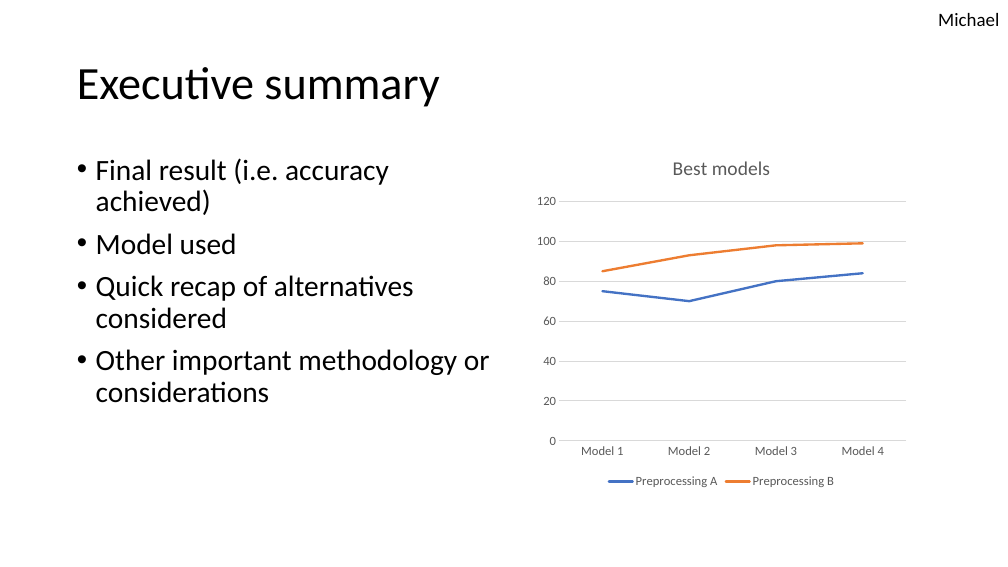
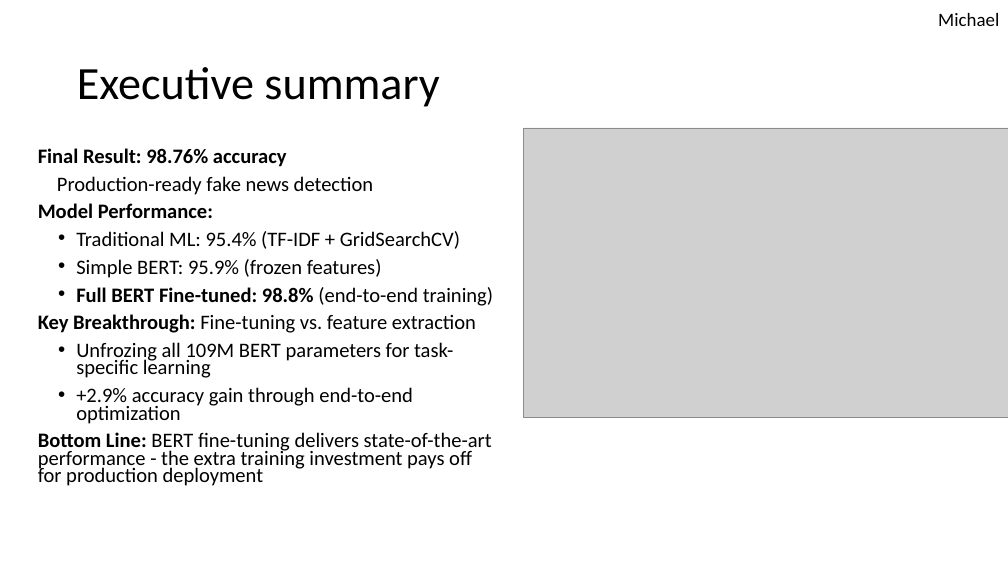
Before and after one commit to JeanDenisD/project-nlp-challenge, a slide deck: slide 2 of g2_presentation.pptx. Drawn at 1008x567 pixels with LibreOffice and Linux fonts; fonts in the diff are those of the drawing; grey boxes stand for pictures. Boxes give left, top, right and bottom in pixels: in the first picture for what was removed or moved away, otherwise in the second. Text is boxed around its words. In the diff, an @@ line names an element or a change of style, - is before the commit and + after.

Commit message:
Updated slides for full BERT

```diff
--- a/g2_presentation.pptx
+++ b/g2_presentation.pptx
@@ text at (38, 148, 493, 486): text changed; size 28 to 19.6 pt @@
-• Final result (i.e. accuracy achieved)
-• Model used
-• Quick recap of alternatives considered
-• Other important methodology or considerations
+Final Result: 98.76% accuracy
+Production-ready fake news detection
+Model Performance:
+• Traditional ML: 95.4% (TF-IDF + GridSearchCV)
+• Simple BERT: 95.9% (frozen features)
+• Full BERT Fine-tuned: 98.8% (end-to-end training)
+Key Breakthrough: Fine-tuning vs. feature extraction
+• Unfrozing all 109M BERT parameters for task-specific learning
+• +2.9% accuracy gain through end-to-end optimization
+Bottom Line: BERT fine-tuning delivers state-of-the-art performance - the extra training investment pays off for production deployment
@@ picture added at (523, 128, 1008, 418) @@
@@ line chart removed at (529, 140, 914, 492) @@
-title "Best models "
-categories: Model 1, Model 2, Model 3, Model 4
-Preprocessing A: 75, 70, 80, 84
-Preprocessing B: 85, 93, 98, 99
```
Also in this commit, not shown: 2 slides added, 2 slides removed.
